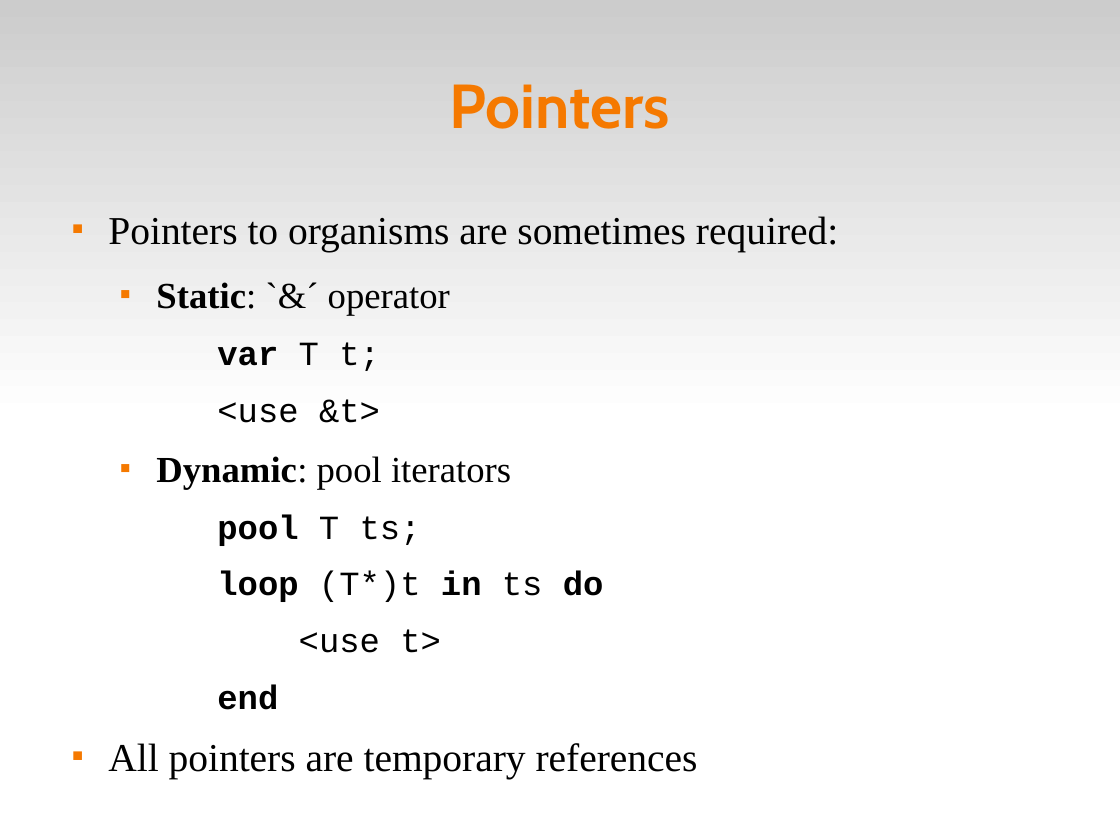
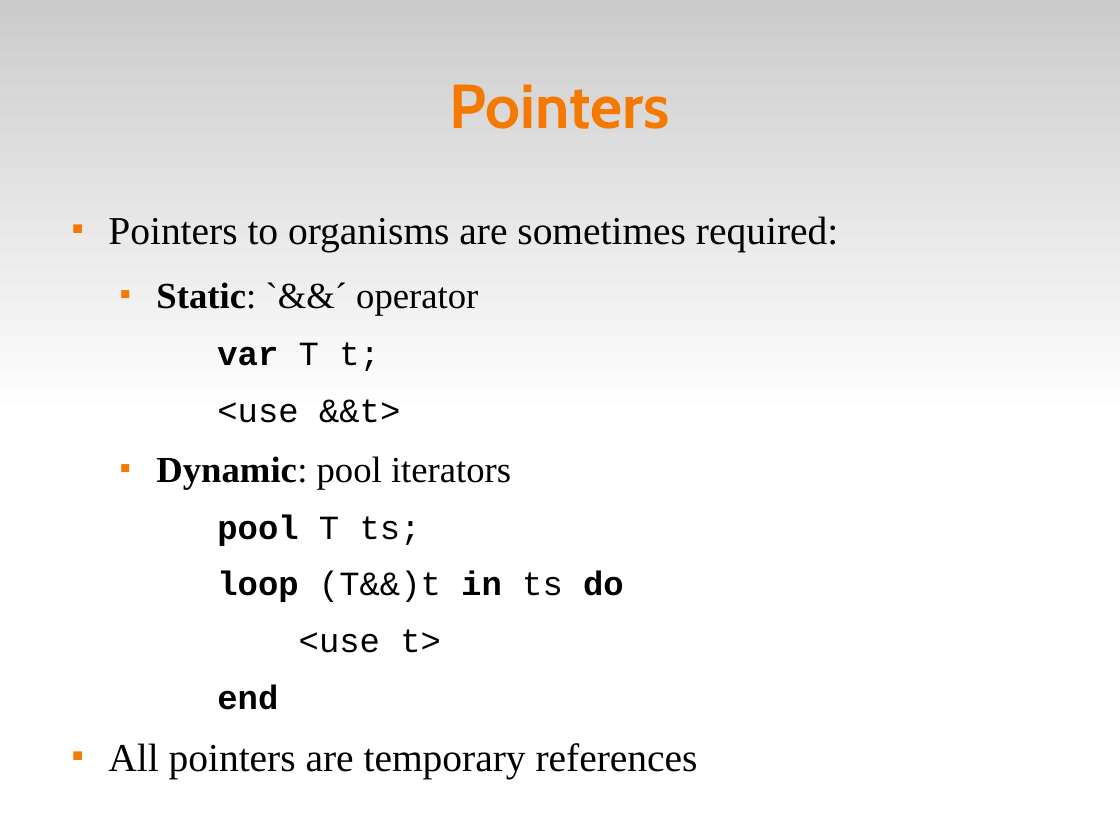
Before and after one commit to fsantanna-uerj/reativos, a slide deck: slide 17 of slides/07_ceu.odp. Drawn at 1120x840 pixels with LibreOffice and Linux fonts; fonts in the diff are those of the drawing. Boxes give left, top, right and bottom in pixels: in the first picture for what was removed or moved away, otherwise in the second. Text is boxed around its words. In the diff, an @@ line names an element or a change of style, - is before the commit and + after.

```diff
--- a/slides/07_ceu.odp
+++ b/slides/07_ceu.odp
@@ text at [156,282,478,316]: text changed @@
-  ■ Static: `&´ operator
+  ■ Static: `&&´ operator
@@ text at [217,399,400,423]: text changed @@
-  <use &t>
+  <use &&t>
@@ text at [217,571,624,602]: text changed @@
-  loop (T*)t in ts do
+  loop (T&&)t in ts do
```
Also in this commit, not shown: 3 other slides changed, 3 slides added, 4 other files.
